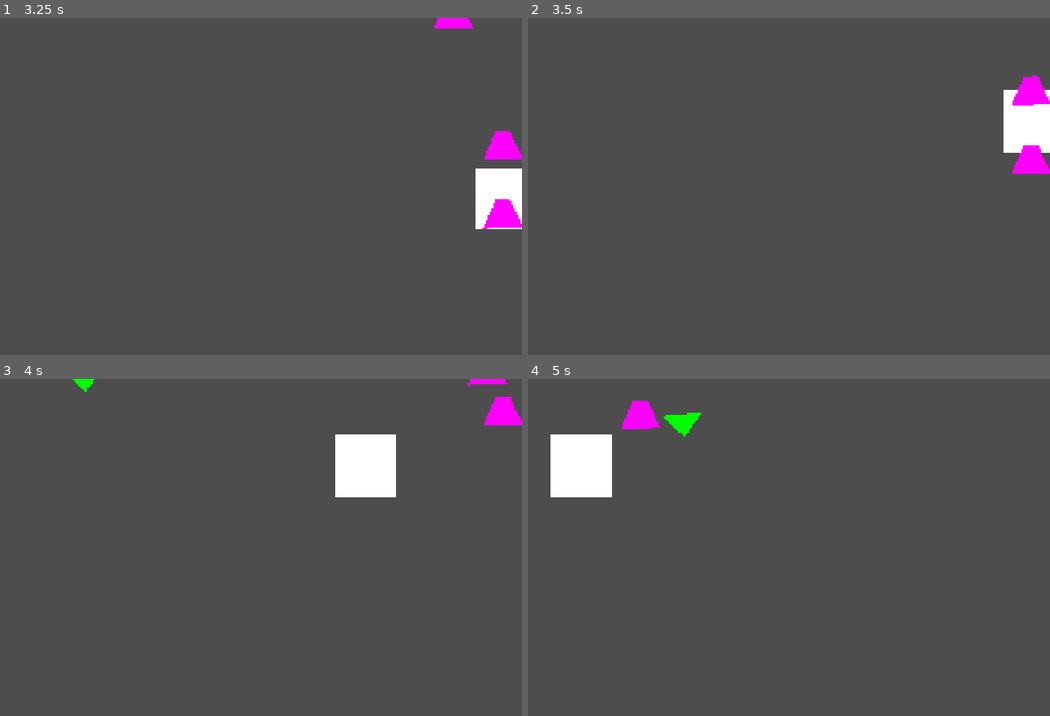
Above: before the commit, frames 1-4 (two rows, left to right).
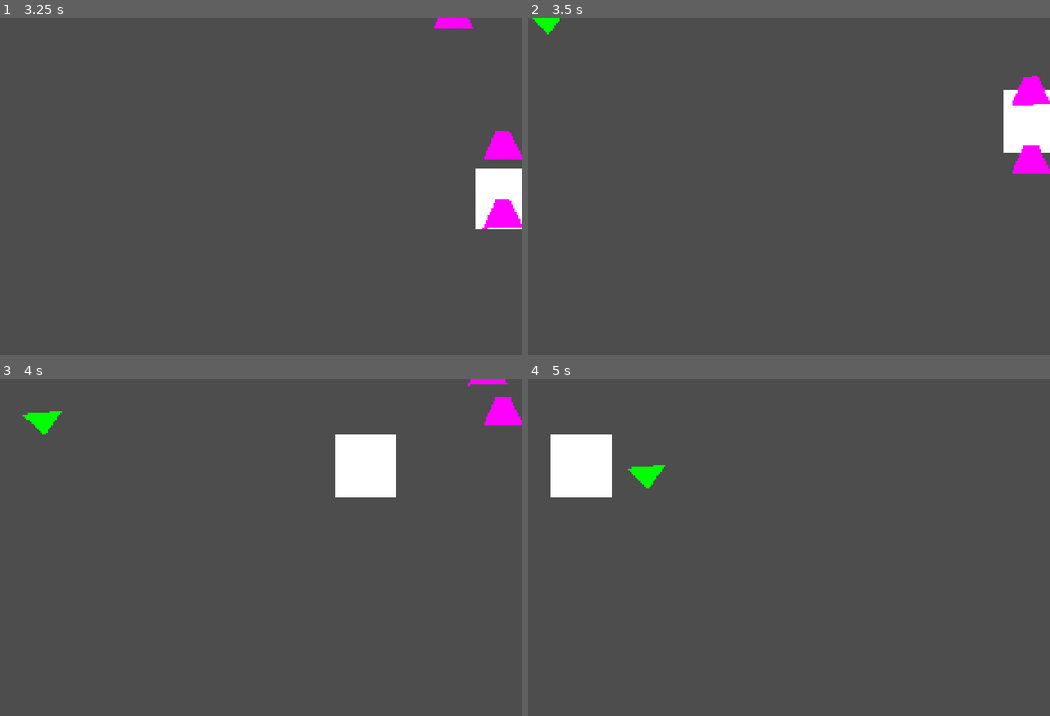
Above: after the commit, the same moments.

Repository: cN3rd/ggj2026
Game: Godot game, scene res://main.tscn
Two runs of this game, one before a commit and one after it. Both use one fixed random seed, a clock stepped at 60 frames per second and the inputs below.
Inputs:
- Up to frame 1 (3.25 s): tap Enter at 0.5 s; hold D (right) 0.53-1.28 s; hold S (down) 1.28-2.03 s; hold D (right) 2.03-2.78 s; hold W (up) from 2.78 s (still down)
- Up to frame 2 (3.5 s): keep holding W (up)
- Up to frame 3 (4 s): release W (up) at 3.53 s; hold A (left) from 3.53 s (still down)
- Up to frame 4 (5 s): keep holding A (left)

Frame 1 is identical in both runs. In frame 2, 0.1% of the frame differs, in the area x 0-7%, y 0-5%; in frame 3, 0.4%; in frame 4, 1.0%, in the area x 17-34%, y 6-33%.

Commit message:
Use paths for enemy and shot movement

Diff:
--- a/main.tscn
+++ b/main.tscn
@@ -10,6 +10,12 @@
 [sub_resource type="CircleShape2D" id="CircleShape2D_7dm0k"]
 radius = 5.0
 
+[sub_resource type="Curve2D" id="Curve2D_7mycd"]
+_data = {
+"points": PackedVector2Array(22.974873, -390.57285, -22.974873, 390.57285, 292, -145, -165.41908, -9.189949, 165.41908, 9.189949, 977, 397, 22.974873, 124.0643, -22.974873, -124.0643, 1358, 264, 101.08944, -22.974873, -101.08944, 22.974873, 986, 158, -78.11456, -91.89949, 78.11456, 91.89949, 673, 517, -257.31857, -9.189949, 257.31857, 9.189949, 2282, 769)
+}
+point_count = 6
+
 [sub_resource type="CircleShape2D" id="CircleShape2D_7mycd"]
 radius = 100.0
 
@@ -18,40 +24,28 @@
 tracks/0/type = "value"
 tracks/0/imported = false
 tracks/0/enabled = true
-tracks/0/path = NodePath("Enemy:position")
+tracks/0/path = NodePath("Path2D/PathFollow2D:progress_ratio")
 tracks/0/interp = 1
 tracks/0/loop_wrap = true
 tracks/0/keys = {
 "times": PackedFloat32Array(0),
 "transitions": PackedFloat32Array(1),
 "update": 0,
-"values": [Vector2(984, 287)]
+"values": [0.0]
 }
 
 [sub_resource type="Animation" id="Animation_7mycd"]
 resource_name = "level"
 length = 13.0
 step = 0.1
-tracks/0/type = "value"
+tracks/0/type = "method"
 tracks/0/imported = false
 tracks/0/enabled = true
-tracks/0/path = NodePath("Enemy:position")
+tracks/0/path = NodePath("Path2D/PathFollow2D/Enemy")
 tracks/0/interp = 1
 tracks/0/loop_wrap = true
 tracks/0/keys = {
-"times": PackedFloat32Array(0, 3, 6.05, 9.030001, 13),
-"transitions": PackedFloat32Array(1, 1, 1, 1, 1),
-"update": 0,
-"values": [Vector2(294, -152), Vector2(294, -152), Vector2(984, 287), Vector2(984, 287), Vector2(2082, 394)]
-}
-tracks/1/type = "method"
-tracks/1/imported = false
-tracks/1/enabled = true
-tracks/1/path = NodePath("Enemy")
-tracks/1/interp = 1
-tracks/1/loop_wrap = true
-tracks/1/keys = {
-"times": PackedFloat32Array(3, 6.5, 7, 7.5, 8, 8.5, 13),
+"times": PackedFloat32Array(3, 6.5, 7, 7.5, 8, 8.5, 11),
 "transitions": PackedFloat32Array(1, 1, 1, 1, 1, 1, 1),
 "values": [{
 "args": [],
@@ -75,6 +69,18 @@
 "args": [],
 "method": &"queue_free"
 }]
+}
+tracks/1/type = "value"
+tracks/1/imported = false
+tracks/1/enabled = true
+tracks/1/path = NodePath("Path2D/PathFollow2D:progress_ratio")
+tracks/1/interp = 1
+tracks/1/loop_wrap = true
+tracks/1/keys = {
+"times": PackedFloat32Array(0, 3, 6.1, 8.6, 11),
+"transitions": PackedFloat32Array(1, 1, 1, 1, 1),
+"update": 0,
+"values": [0.0, 0.0, 0.2338, 0.5065, 1.0]
 }
 
 [sub_resource type="AnimationLibrary" id="AnimationLibrary_272bh"]
@@ -114,22 +120,29 @@
 
 [node name="shot_layer" type="Node2D" parent="." unique_id=1350823798]
 
-[node name="Enemy" type="Node2D" parent="." unique_id=1007943156 node_paths=PackedStringArray("shot_layer")]
+[node name="Path2D" type="Path2D" parent="." unique_id=1249862425]
+curve = SubResource("Curve2D_7mycd")
+
+[node name="PathFollow2D" type="PathFollow2D" parent="Path2D" unique_id=882856222]
+position = Vector2(292, -145)
+rotates = false
+loop = false
+
+[node name="Enemy" type="Node2D" parent="Path2D/PathFollow2D" unique_id=1007943156 node_paths=PackedStringArray("shot_layer")]
 process_mode = 4
 visible = false
-position = Vector2(984, 287)
 script = ExtResource("4_lquwl")
 health = 8
-shot_layer = NodePath("../shot_layer")
+shot_layer = NodePath("../../../shot_layer")
 
-[node name="Area2D" type="Area2D" parent="Enemy" unique_id=1099447308]
+[node name="Area2D" type="Area2D" parent="Path2D/PathFollow2D/Enemy" unique_id=1099447308]
 collision_layer = 2
 collision_mask = 2
 
-[node name="CollisionShape2D" type="CollisionShape2D" parent="Enemy/Area2D" unique_id=613467100]
+[node name="CollisionShape2D" type="CollisionShape2D" parent="Path2D/PathFollow2D/Enemy/Area2D" unique_id=613467100]
 shape = SubResource("CircleShape2D_7mycd")
 
-[node name="Polygon2D" type="Polygon2D" parent="Enemy/Area2D" unique_id=668274095]
+[node name="Polygon2D" type="Polygon2D" parent="Path2D/PathFollow2D/Enemy/Area2D" unique_id=668274095]
 color = Color(0, 1, 0, 1)
 polygon = PackedVector2Array(-69, -17, 4, 50, 60, -28)
 uv = PackedVector2Array(-282, -33, -209, 34, -153, -44)
--- a/weapons/weapon2.tscn
+++ b/weapons/weapon2.tscn
@@ -2,37 +2,75 @@
 
 [ext_resource type="Script" uid="uid://dg5u4yfnmgi47" path="res://scripts/shot.gd" id="1_li53o"]
 
+[sub_resource type="Curve2D" id="Curve2D_li53o"]
+_data = {
+"points": PackedVector2Array(-11.11984, 400.31424, 0, -800, 0, 0, -500, 0, 555.992, 5.55992, 3000, -800)
+}
+point_count = 2
+
 [sub_resource type="CircleShape2D" id="CircleShape2D_dit84"]
 radius = 20.0
 
+[sub_resource type="Curve2D" id="Curve2D_2i2yq"]
+_data = {
+"points": PackedVector2Array(0, 0, 0, -800, 0, 0, 500, 0, 0, 0, -3000, -800)
+}
+point_count = 2
+
 [sub_resource type="Animation" id="Animation_4vpdc"]
 length = 0.001
-tracks/0/type = "bezier"
+tracks/0/type = "value"
 tracks/0/imported = false
 tracks/0/enabled = true
-tracks/0/path = NodePath("Shot1:position:x")
+tracks/0/path = NodePath("ShotPath2/PathFollow2D:progress_ratio")
 tracks/0/interp = 1
 tracks/0/loop_wrap = true
 tracks/0/keys = {
-"handle_modes": PackedInt32Array(0),
-"points": PackedFloat32Array(0, -0.25, 0, 0.25, 0),
-"times": PackedFloat32Array(0)
+"times": PackedFloat32Array(0),
+"transitions": PackedFloat32Array(1),
+"update": 0,
+"values": [0.0]
 }
-tracks/1/type = "bezier"
+tracks/1/type = "value"
 tracks/1/imported = false
 tracks/1/enabled = true
-tracks/1/path = NodePath("Shot1:position:y")
+tracks/1/path = NodePath("ShotPath1/PathFollow2D:progress_ratio")
 tracks/1/interp = 1
 tracks/1/loop_wrap = true
 tracks/1/keys = {
-"handle_modes": PackedInt32Array(0),
-"points": PackedFloat32Array(0, -0.25, 0, 0.25, 0),
-"times": PackedFloat32Array(0)
+"times": PackedFloat32Array(0),
+"transitions": PackedFloat32Array(1),
+"update": 0,
+"values": [0.0]
+}
+tracks/2/type = "value"
+tracks/2/imported = false
+tracks/2/enabled = true
+tracks/2/path = NodePath("ShotPath2/PathFollow2D:progress")
+tracks/2/interp = 1
+tracks/2/loop_wrap = true
+tracks/2/keys = {
+"times": PackedFloat32Array(0),
+"transitions": PackedFloat32Array(1),
+"update": 0,
+"values": [3285.4165]
+}
+tracks/3/type = "value"
+tracks/3/imported = false
+tracks/3/enabled = true
+tracks/3/path = NodePath("ShotPath1/PathFollow2D:progress")
+tracks/3/interp = 1
+tracks/3/loop_wrap = true
+tracks/3/keys = {
+"times": PackedFloat32Array(0),
+"transitions": PackedFloat32Array(1),
+"update": 0,
+"values": [3285.4165]
 }
 
 [sub_resource type="Animation" id="Animation_amxoe"]
 resource_name = "shot_movement"
-length = 3.0
+length = 2.0
 tracks/0/type = "method"
 tracks/0/imported = false
 tracks/0/enabled = true
@@ -40,56 +78,36 @@
 tracks/0/interp = 1
 tracks/0/loop_wrap = true
 tracks/0/keys = {
-"times": PackedFloat32Array(3),
+"times": PackedFloat32Array(2),
 "transitions": PackedFloat32Array(1),
 "values": [{
 "args": [],
 "method": &"queue_free"
 }]
 }
-tracks/1/type = "bezier"
+tracks/1/type = "value"
 tracks/1/imported = false
 tracks/1/enabled = true
-tracks/1/path = NodePath("Shot1:position:x")
+tracks/1/path = NodePath("ShotPath2/PathFollow2D:progress")
 tracks/1/interp = 1
 tracks/1/loop_wrap = true
 tracks/1/keys = {
-"handle_modes": PackedInt32Array(0, 0),
-"points": PackedFloat32Array(0, -0.25, 0, 0, 0, 2800, -0.8333334, 0, 0, 0),
-"times": PackedFloat32Array(0, 3)
+"times": PackedFloat32Array(0, 2),
+"transitions": PackedFloat32Array(1.5, 1),
+"update": 0,
+"values": [0.0, 3285.4165]
 }
-tracks/2/type = "bezier"
+tracks/2/type = "value"
 tracks/2/imported = false
 tracks/2/enabled = true
-tracks/2/path = NodePath("Shot1:position:y")
+tracks/2/path = NodePath("ShotPath1/PathFollow2D:progress")
 tracks/2/interp = 1
 tracks/2/loop_wrap = true
 tracks/2/keys = {
-"handle_modes": PackedInt32Array(2, 0),
-"points": PackedFloat32Array(0, 0, 0, 0, 0, -800, -3, 0, 0, 0),
-"times": PackedFloat32Array(0, 3)
-}
-tracks/3/type = "bezier"
-tracks/3/imported = false
-tracks/3/enabled = true
-tracks/3/path = NodePath("Shot2:position:x")
-tracks/3/interp = 1
-tracks/3/loop_wrap = true
-tracks/3/keys = {
-"handle_modes": PackedInt32Array(0, 0),
-"points": PackedFloat32Array(0, -0.25, 0, 0, 0, -2800, -0.8333334, 0, 0, 0),
-"times": PackedFloat32Array(0, 3)
-}
-tracks/4/type = "bezier"
-tracks/4/imported = false
-tracks/4/enabled = true
-tracks/4/path = NodePath("Shot2:position:y")
-tracks/4/interp = 1
-tracks/4/loop_wrap = true
-tracks/4/keys = {
-"handle_modes": PackedInt32Array(0, 0),
-"points": PackedFloat32Array(0, 0, 0, 0, 0, -800, -3, 0, 0, 0),
-"times": PackedFloat32Array(0, 3)
+"times": PackedFloat32Array(0, 2),
+"transitions": PackedFloat32Array(1.5, 1),
+"update": 0,
+"values": [0.0, 3285.4165]
 }
 
 [sub_resource type="AnimationLibrary" id="AnimationLibrary_ndfm1"]
@@ -100,33 +118,50 @@
 
 [node name="Weapon2" type="Node2D" unique_id=535077949]
 
-[node name="Shot1" type="Node2D" parent="." unique_id=477710227]
+[node name="ShotPath1" type="Path2D" parent="." unique_id=494379510]
+curve = SubResource("Curve2D_li53o")
+
+[node name="PathFollow2D" type="PathFollow2D" parent="ShotPath1" unique_id=417994309]
+position = Vector2(2999.9998, -800)
+progress = 3285.4165
+rotates = false
+loop = false
+
+[node name="Shot" type="Node2D" parent="ShotPath1/PathFollow2D" unique_id=477710227]
 script = ExtResource("1_li53o")
 
-[node name="Area2D" type="Area2D" parent="Shot1" unique_id=1188837913]
+[node name="Area2D" type="Area2D" parent="ShotPath1/PathFollow2D/Shot" unique_id=1188837913]
 collision_layer = 2
 collision_mask = 2
 
-[node name="CollisionShape2D" type="CollisionShape2D" parent="Shot1/Area2D" unique_id=113801648]
+[node name="CollisionShape2D" type="CollisionShape2D" parent="ShotPath1/PathFollow2D/Shot/Area2D" unique_id=113801648]
 shape = SubResource("CircleShape2D_dit84")
 
-[node name="Polygon2D" type="Polygon2D" parent="Shot1/Area2D" unique_id=1673005602]
+[node name="Polygon2D" type="Polygon2D" parent="ShotPath1/PathFollow2D/Shot/Area2D" unique_id=1673005602]
 color = Color(1, 0, 1, 1)
 polygon = PackedVector2Array(-34, -61, 11, -62, 54, 29, -74, 32)
 uv = PackedVector2Array(-200, -31, -31, -22, -60, 55, -204, 40)
 
-[node name="Shot2" type="Node2D" parent="." unique_id=1280581788]
-position = Vector2(-2800, -800)
+[node name="ShotPath2" type="Path2D" parent="." unique_id=1247490279]
+curve = SubResource("Curve2D_2i2yq")
+
+[node name="PathFollow2D" type="PathFollow2D" parent="ShotPath2" unique_id=2122959339]
+position = Vector2(-2999.9998, -800)
+progress = 3285.4165
+rotates = false
+loop = false
+
+[node name="Shot" type="Node2D" parent="ShotPath2/PathFollow2D" unique_id=1280581788]
 script = ExtResource("1_li53o")
 
-[node name="Area2D" type="Area2D" parent="Shot2" unique_id=1576228274]
+[node name="Area2D" type="Area2D" parent="ShotPath2/PathFollow2D/Shot" unique_id=1576228274]
 collision_layer = 2
 collision_mask = 2
 
-[node name="CollisionShape2D" type="CollisionShape2D" parent="Shot2/Area2D" unique_id=1043723297]
+[node name="CollisionShape2D" type="CollisionShape2D" parent="ShotPath2/PathFollow2D/Shot/Area2D" unique_id=1043723297]
 shape = SubResource("CircleShape2D_dit84")
 
-[node name="Polygon2D" type="Polygon2D" parent="Shot2/Area2D" unique_id=1116562549]
+[node name="Polygon2D" type="Polygon2D" parent="ShotPath2/PathFollow2D/Shot/Area2D" unique_id=1116562549]
 color = Color(1, 0, 1, 1)
 polygon = PackedVector2Array(-34, -61, 11, -62, 54, 29, -74, 32)
 uv = PackedVector2Array(-200, -31, -31, -22, -60, 55, -204, 40)
